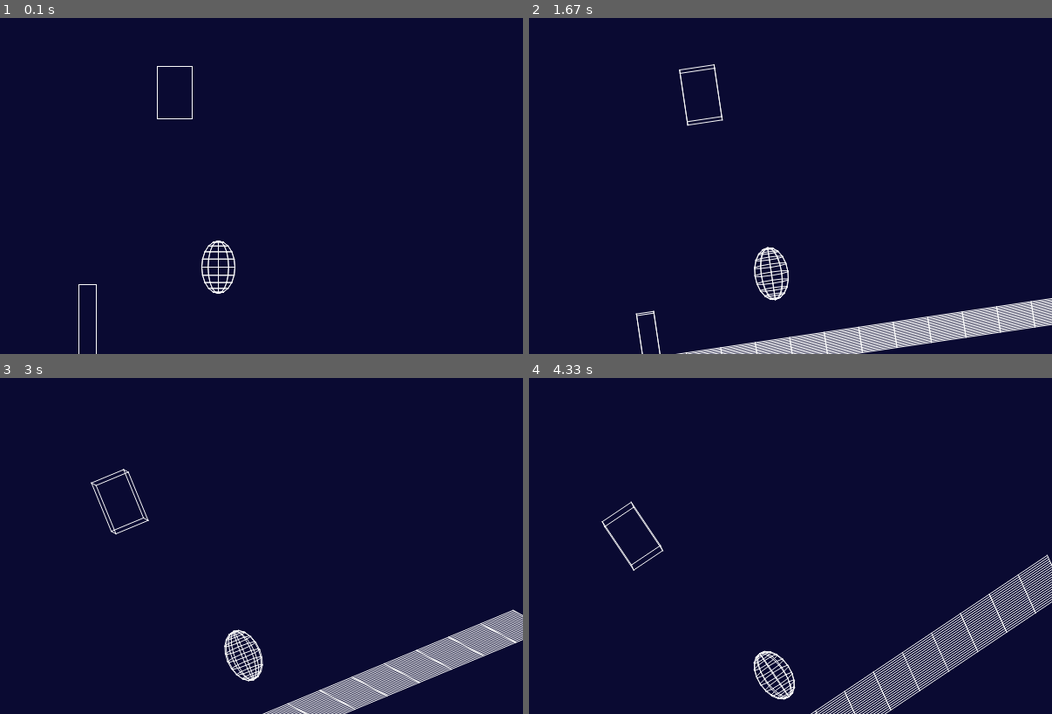
Above: before the commit, frames 1-4 (two rows, left to right).
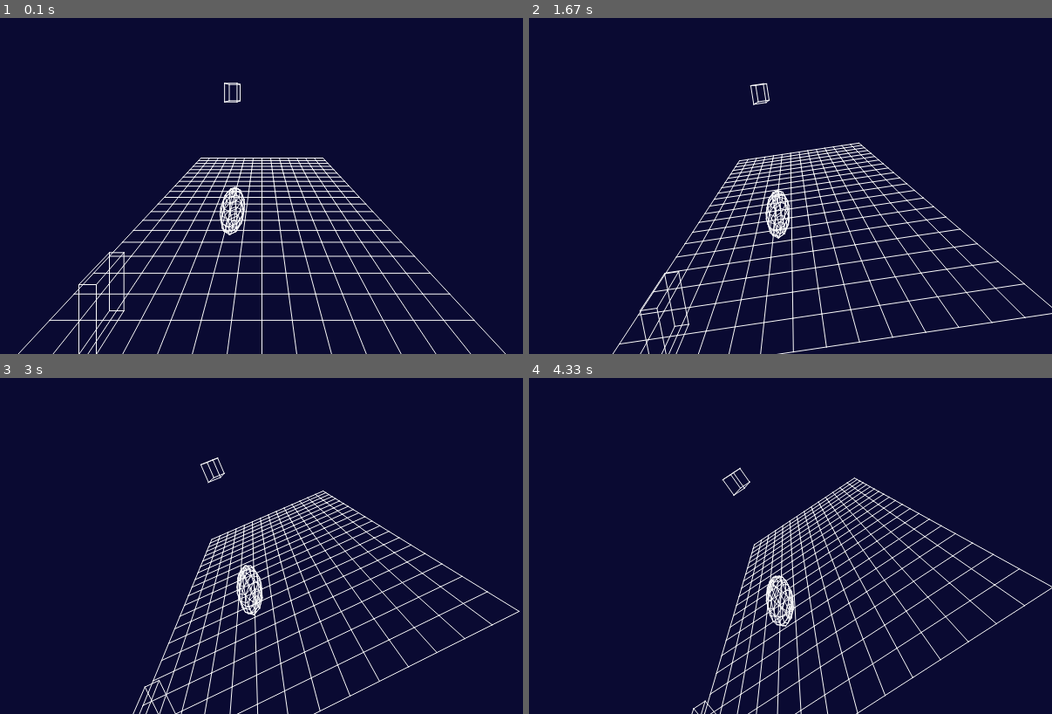
Above: after the commit, the same moments.

Repository: petercollingridge/Pygame3D
Game: pygame game, started from examples.py
Two runs of this game, one before a commit and one after it. Both use one fixed random seed, a clock stepped at 60 frames per second and the inputs below. The source is Python 2; it was converted automatically to run under Python 3.
Inputs:
- Up to frame 1 (0.1 s): no input
- Up to frame 2 (1.67 s): hold Right 0.33-0.8 s; hold Up 0.83-1.13 s; hold W 0.83-1.13 s; tap Z at 0.9, 1.23, 1.53 s; tap = at 0.98 s; hold Right 1.17-1.63 s; tap - at 1.32 s
- Up to frame 3 (3 s): hold Left 1.67-2.2 s; hold A 1.67-2.2 s; tap Z at 1.73, 2.03, 2.3, 2.63, 2.93 s; hold Down 2.23-2.53 s; hold S 2.23-2.53 s; tap = at 2.38 s; hold Left 2.57-2.97 s; hold A 2.57-2.97 s; tap - at 2.72 s
- Up to frame 4 (4.33 s): hold Up 3-3.37 s; hold W 3-3.37 s; tap Z at 3.07, 3.47, 3.77, 4.13 s; hold Right 3.4-4.03 s; tap = at 3.55 s; hold Down from 4.07 s (still down); hold S from 4.07 s (still down); tap - at 4.22 s

The runs differ from the first frame. In frame 1, 7.1% of the frame differs, in the area x 3-97%, y 14-100%; in frame 2, 12%, in the area x 16-100%, y 13-100%; in frame 3, 11%; in frame 4, 10%.

Commit message:
Added basic perspective view

Diff:
--- a/wireframeDisplay.py
+++ b/wireframeDisplay.py
@@ -36,6 +36,10 @@
         self.displayNodes = False
         self.displayEdges = True
 
+        self.perspective = True
+        self.eyeX = self.width/2
+        self.eyeY = 100
+
         self.background = (10,10,50)
         self.nodeColour = (250,250,250)
         self.nodeRadius = 4
@@ -63,11 +67,22 @@
             colour = self.wireframe_colours.get(name)
             if colour:
                for (n1, n2) in wireframe.edges:
-                    pygame.draw.aaline(self.screen, colour, (wireframe.nodes[n1][0], wireframe.nodes[n1][1]), (wireframe.nodes[n2][0], wireframe.nodes[n2][1]), 1)
+                    if self.perspective:
+                        z1 = 200./ (200+wireframe.nodes[n1][2])
+                        x1 = self.width/2+z1*(wireframe.nodes[n1][0] - self.eyeX)
+                        y1 = 100+z1*(wireframe.nodes[n1][1] - self.eyeY)
+
+                        z2 = 200./ (200+wireframe.nodes[n2][2])
+                        x2 = self.width/2+z2*(wireframe.nodes[n2][0] - self.eyeX)
+                        y2 = 100+z2*(wireframe.nodes[n2][1] - self.eyeY)
+
+                        pygame.draw.aaline(self.screen, colour, (x1, y1), (x2, y2), 1)
+                    else:
+                        pygame.draw.aaline(self.screen, colour, (wireframe.nodes[n1][0], wireframe.nodes[n1][1]), (wireframe.nodes[n2][0], wireframe.nodes[n2][1]), 1)
 
             if self.displayNodes:
                 for node in wireframe.nodes:
-                    pygame.draw.circle(self.screen, colour, (int(node[0]), int(node[y])), self.nodeRadius, 0)
+                    pygame.draw.circle(self.screen, colour, (int(node[0]), int(node[1])), self.nodeRadius, 0)
 
         pygame.display.flip()
 
